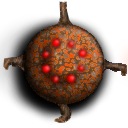
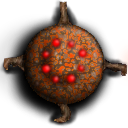
Layered file, before and after one edit (w=128, h=128). Changes by layer:
added layer "Arm 4" above "Arm 3" over [49, 0, 79, 26]
added layer "Arm 3" above "Arm 2" over [0, 54, 23, 76]
added layer "Arm 2" above "Arm 1" over [46, 105, 79, 128]
added layer "Arm 1" above "Arm Highlights" over [100, 55, 128, 83]
hid "Arm Highlights" over [3, 1, 127, 123]
hid "Arm copy" over [3, 1, 127, 123]
hid "Arm" over [4, 2, 126, 122]
